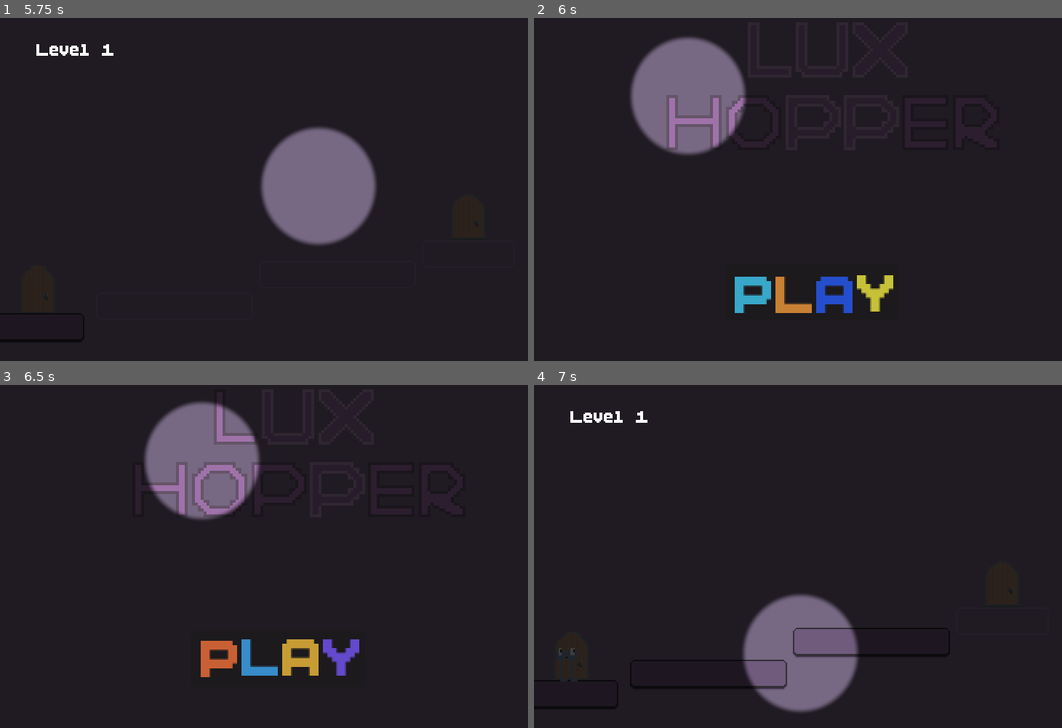
Above: before the commit, frames 1-4 (two rows, left to right).
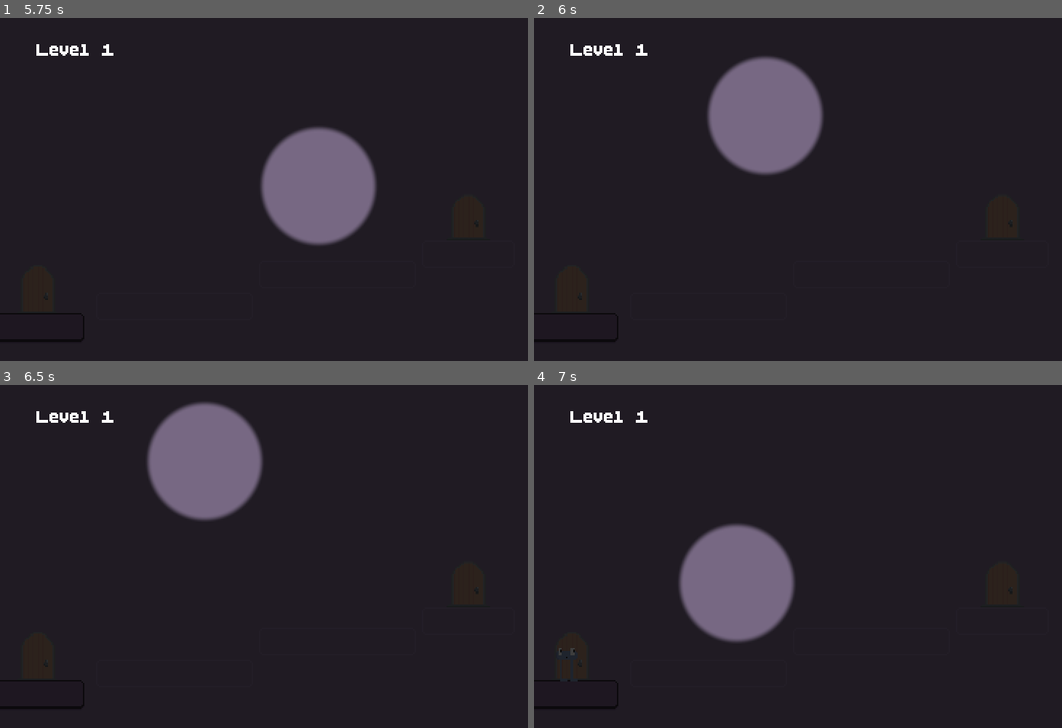
Above: after the commit, the same moments.

Repository: arrowira/dtj36
Game: Godot game, scene res://main.tscn
The game is run twice, just before and just after one commit, with the same random seed, the same clock (stepped at 60 frames per second) and the same inputs.
Inputs (mouse positions are in pixels of both pictures, inside the frame that each line leads up to):
- Up to frame 1 (5.75 s): move the mouse to (417, 165) at 0.52 s; hold Up (up) 0.53-2.03 s; tap D (rt) at 0.6, 1.55, 2.1, 2.85, 3.8, 4.35, 5.1 s; move the mouse to (174, 199) at 1.27 s; tap A (lt) at 1.35, 3.6 s; move the mouse to (348, 103) at 2.02 s; move the mouse to (264, 254) at 2.77 s; hold Up (up) 2.78-4.28 s; move the mouse to (464, 237) at 3.52 s; move the mouse to (116, 127) at 4.27 s; tap Up (up) at 4.52 s; move the mouse to (322, 182) at 5.02 s; hold Up (up) from 5.03 s (still down)
- Up to frame 2 (6 s): move the mouse to (739, 90) at 5.77 s; release Up (up) at 5.78 s; tap A (lt) at 5.85 s
- Up to frame 3 (6.5 s): tap Up (up) at 6.02 s; tap D (rt) at 6.05 s
- Up to frame 4 (7 s): click (813, 659) at 6.5 s, where only the run before the commit has a clickable "[wave][rainbow] PLAY"

Frame 1 is identical in both runs. In frame 2, 12% of the frame differs, in the area x 6-69%, y 5-87%; in frame 3, 4.4%; in frame 4, 11%.

Commit message:
fix player death by drowning- delay and sfx

Diff:
--- a/dtj-36-proj/level_loader.gd
+++ b/dtj-36-proj/level_loader.gd
@@ -10,3 +10,7 @@
 
 	var ent = levObjs.find_child('Entrance')
 	get_node('/root/main/player').position = ent.position
+
+
+func _on_drown_timeout() -> void:
+	get_tree().change_scene_to_file("res://main.tscn")
--- a/dtj-36-proj/main.tscn
+++ b/dtj-36-proj/main.tscn
@@ -25,3 +25,7 @@
 
 [node name="spotLight" parent="." instance=ExtResource("2_0xm2m")]
 modulate = Color(1, 1, 1, 0.42745098)
+
+[node name="drown" type="Timer" parent="."]
+
+[connection signal="timeout" from="drown" to="levelLoader" method="_on_drown_timeout"]
--- a/dtj-36-proj/playerBehaviour.gd
+++ b/dtj-36-proj/playerBehaviour.gd
@@ -15,9 +15,11 @@
 		$AnimationPlayer.play("idle")
 
 	if position.y > get_viewport().size.y:
-		get_tree().change_scene_to_file("res://menu.tscn")
-		$hurtSFX.play()
-		return
+		var timer  = get_node('/root/main/drown')
+		if timer.is_stopped():
+			$hurtSFX.play()
+			timer.start()
+			return
 
 	# Handle jump.
 	if Input.is_action_just_pressed("up") and is_on_floor():
